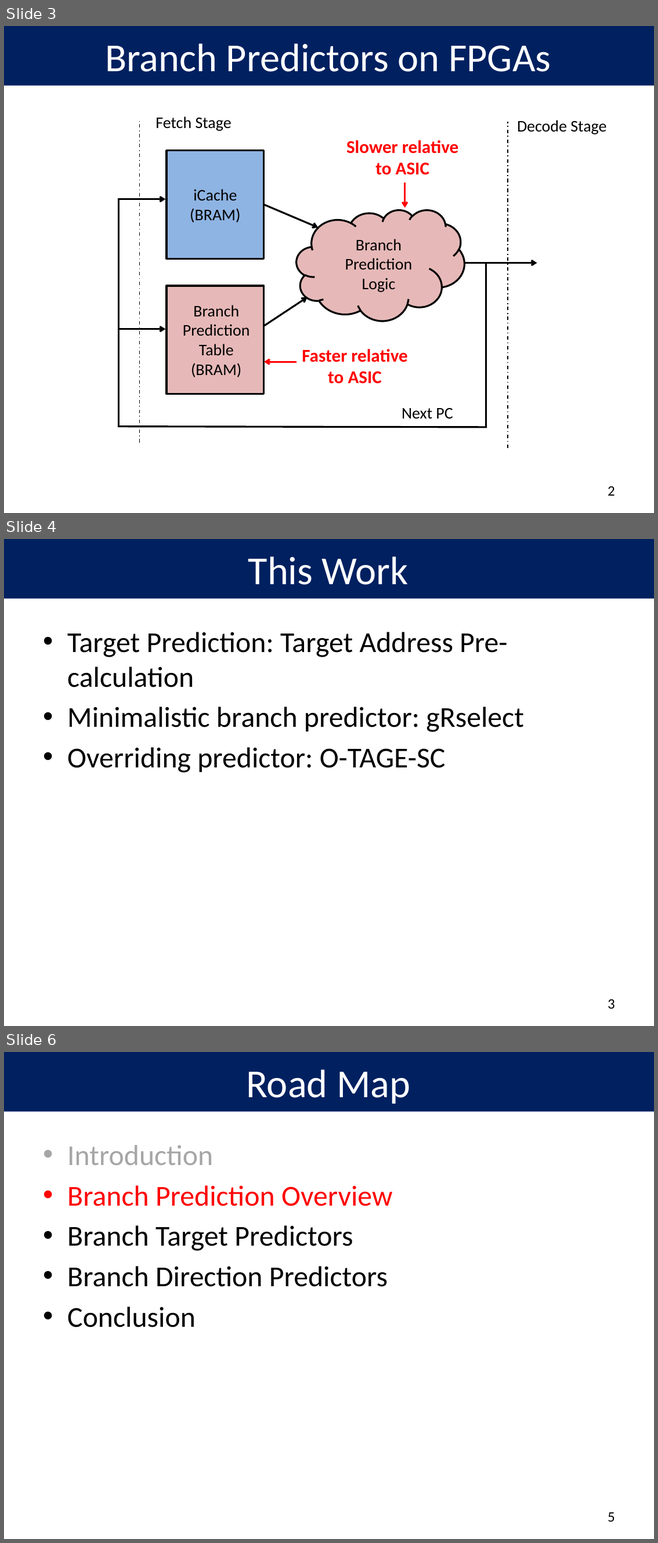
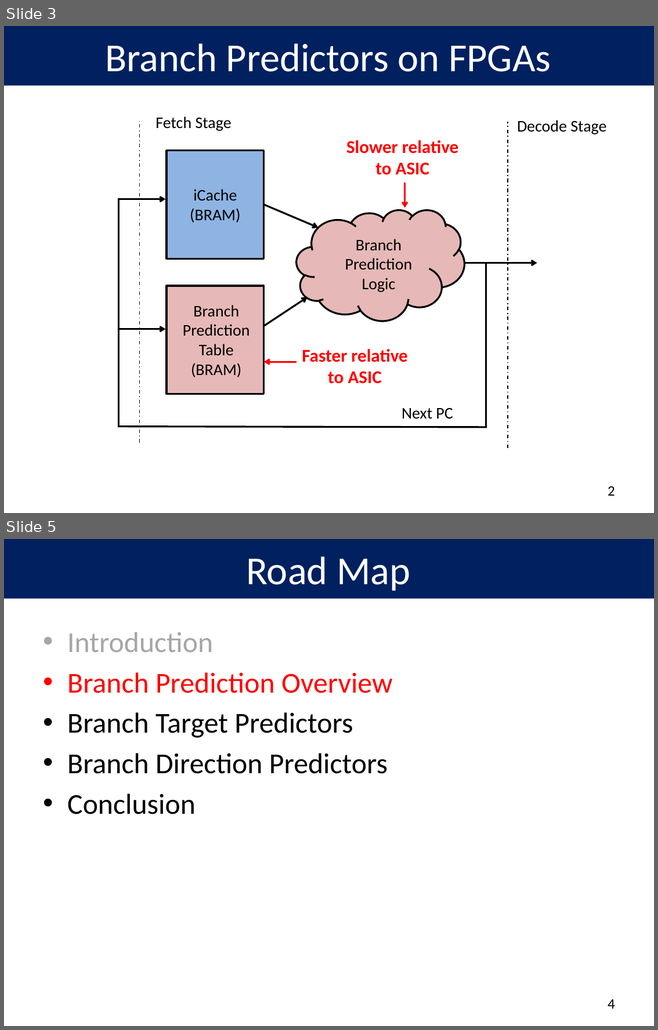
Before and after one commit to peterwudi/di-thesis, a slide deck: presentation/defense.pptx. Shown one above the other, each under a label of ours: slides 3, 4 and 6 before the commit, slides 3 and 5 after it; the slides between them are not shown. The pictures are 658x1543 and 658x1030 pixels, drawn with LibreOffice and Linux fonts; fonts in the diff are those of the drawing. Boxes give left, top, right and bottom in pixels: in the first picture for what was removed or moved away, otherwise in the second. Text is boxed around its words. In the diff, an @@ line names an element or a change of style, - is before the commit and + after.

```diff
--- a/presentation/defense.pptx
+++ b/presentation/defense.pptx
@@ slide 4 removed at bbox=[4, 539, 654, 1026], background #FFFFFF @@
@@ title removed at bbox=[4, 539, 654, 599] @@
-This Work
@@ text removed at bbox=[67, 632, 523, 773] @@
-• Target Prediction: Target Address Pre-calculation
-• Minimalistic branch predictor: gRselect
-• Overriding predictor: O-TAGE-SC
@@ page number removed at bbox=[607, 1000, 615, 1009] @@
-3
@@ what was slide 6 is now slide 5 @@
@@ page number at bbox=[607, 1000, 615, 1009]: text changed @@
-5
+4
```
Also in this commit, not shown: 18 slides changed.
